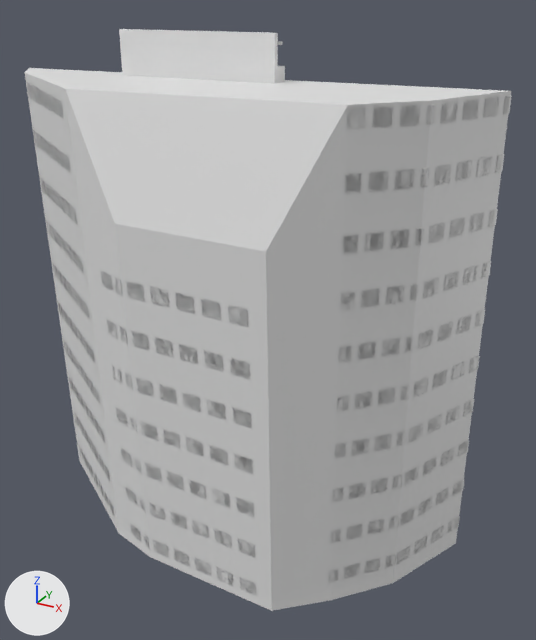
Before and after pictures for a commit that changed the FBX model Assets/Models/WesteriaIsland/TheLakeview.fbx.
Before and after are seen from a camera (50 mm lens) standing at (53.1, -84.1, 75.4) and looking at (7.7, -1.4, 34.1). Arrows for +X, +Y and +Z are at lower left; the lights stay in place. Materials are left out; every surface is plain grey. Where no turn or scale is listed for an object, it has been applied to the vertices. Vertices at the same position are counted once.

Objects in the first picture: 'TheLakeview_LOD0', 'Window.001', 'Window.002', 'Window.003'.
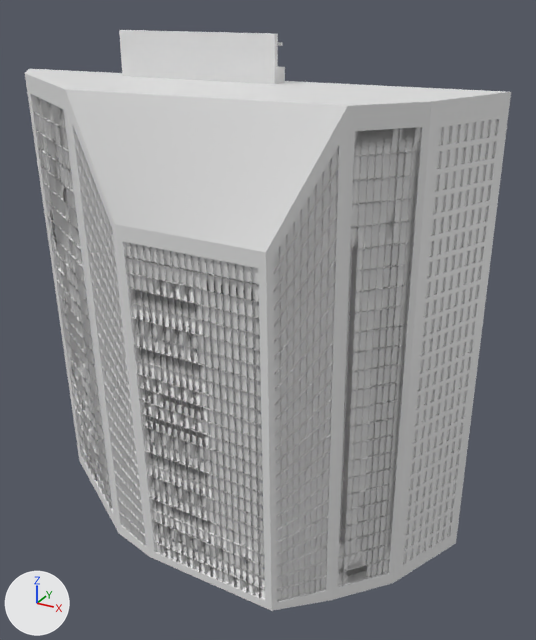
Changed parts and their boxes [x1, y1, x2, y2] in the pictures (536 x 640 px):
'TheLakeview_LOD0', reshaped, rescaled: before [24, 29, 511, 611]; after [25, 30, 511, 611]
'Window.001', deleted: before [329, 95, 512, 582]
'Window.002', deleted: before [101, 271, 256, 595]
'Window.003', deleted: before [26, 82, 113, 514]
part 1 of me_cube_038, added: after [25, 69, 511, 611]

Edits to the bpy script that builds the scene:
```text
Change me_cube_038:
    used by ob_thelakeview_lod0; location = (0.0, 0.0, 0.0)
    remove me_cube_038.from_pydata(...)  # 1296 vertices, 1880 faces; spans x -34.9..34.9, y -18.7..8.5, z -1.0..71.1
    add me_cube_038.from_pydata(...)  # 14373 vertices, 16050 faces; spans x -34.9..34.9, y -18.7..8.5, z -1.0..71.1
    me_cube_038 part 1: 13077 vertices added at x -34.9..34.9, y -18.7..8.5, z -1.0..65.3
Remove ob_window_002:
    ob_window_002 = bpy.data.objects.new('Window.002', me_window_006)
    ob_window_002.location = (13.2, -20.1, 1.0)
Remove ob_window_003:
    ob_window_003 = bpy.data.objects.new('Window.003', me_window_007)
    ob_window_003.location = (-18.4, -20.1, 1.0)
Remove ob_window_001:
    ob_window_001 = bpy.data.objects.new('Window.001', me_window_005)
    ob_window_001.location = (35.5, 6.9, 62.8)
Change ob_thelakeview_lod0:
    ob_thelakeview_lod0.scale: (1.0, 1.0, 1.0) -> (1.0, 1.0, 0.998)
```
